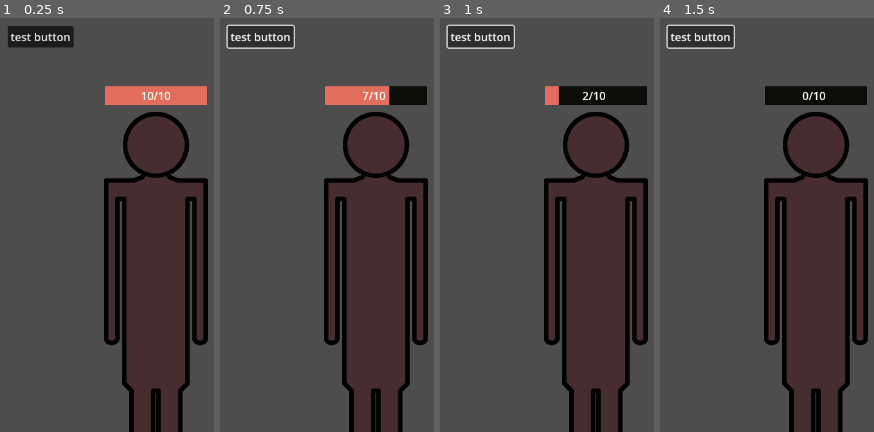
Above: before the commit, frames 1-4 (left to right).
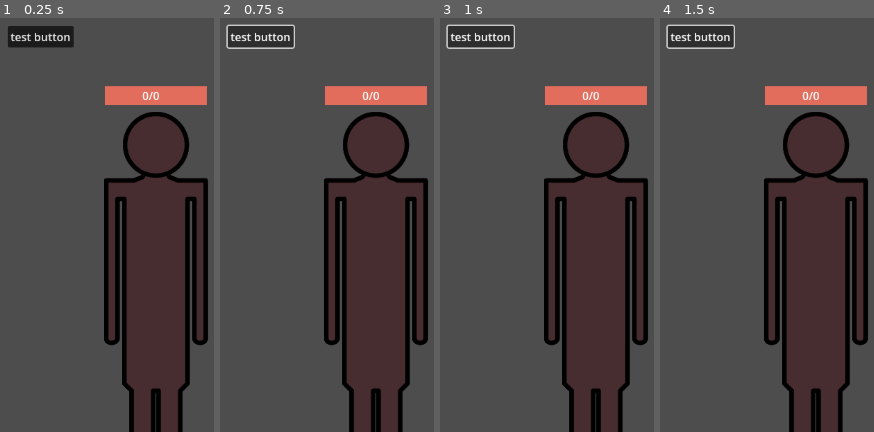
Above: after the commit, the same moments.

Repository: ShongoWL/Tavern-Keeper-Jam
Game: Godot game, scene res://Scene/BattleManager.tscn
The game is run twice, just before and just after one commit, with the same random seed, the same clock (stepped at 60 frames per second) and the same inputs.
Inputs:
- Up to frame 1 (0.25 s): no input
- Up to frame 2 (0.75 s): click "test button" at 0.5 s
- Up to frame 3 (1 s): no input
- Up to frame 4 (1.5 s): click "test button" at 1.25 s

The runs differ from the first frame. In frame 1, 0.2% of the frame differs, in the area x 66-80%, y 17-20%; in frame 2, 0.9%; in frame 3, 1.9%; in frame 4, 2.2%, in the area x 49-97%, y 16-22%.

Commit message:
MaxHP, Healthbar Scene, & time Enum

Diff:
--- a/Resources/baseHero.tres
+++ b/Resources/baseHero.tres
@@ -7,7 +7,7 @@
 script = ExtResource("1_gjpee")
 critChance = 0
 energyRegen = 5
-hp = 10
+maxHp = 10
 damage = 3
 attackCooldown = 1.0
 preferredTarget = 0
--- a/Scene/BattleManager.tscn
+++ b/Scene/BattleManager.tscn
@@ -11,7 +11,7 @@
 script = ExtResource("3_02ydw")
 critChance = 0
 energyRegen = 5
-hp = 10
+maxHp = 0
 damage = 3
 attackCooldown = 1.0
 preferredTarget = 0
@@ -21,7 +21,7 @@
 script = ExtResource("3_02ydw")
 critChance = 0
 energyRegen = 5
-hp = 10
+maxHp = 0
 damage = 3
 attackCooldown = 1.0
 preferredTarget = 0
@@ -31,7 +31,7 @@
 script = ExtResource("3_02ydw")
 critChance = 0
 energyRegen = 5
-hp = 10
+maxHp = 0
 damage = 3
 attackCooldown = 1.0
 preferredTarget = 0
@@ -41,7 +41,7 @@
 script = ExtResource("3_02ydw")
 critChance = 0
 energyRegen = 5
-hp = 10
+maxHp = 0
 damage = 3
 attackCooldown = 1.0
 preferredTarget = 0
--- /dev/null
+++ b/Scene/healthbar.tscn
@@ -0,0 +1,37 @@
+[gd_scene load_steps=5 format=3 uid="uid://u5ora2halxie"]
+
+[ext_resource type="Script" path="res://Scripts/healthbar.gd" id="1_ovnia"]
+
+[sub_resource type="StyleBoxFlat" id="StyleBoxFlat_b4ivu"]
+bg_color = Color(0.0470588, 0.0470588, 0.0313726, 1)
+
+[sub_resource type="StyleBoxFlat" id="StyleBoxFlat_62tg6"]
+bg_color = Color(0.886275, 0.427451, 0.360784, 1)
+
+[sub_resource type="Theme" id="Theme_808in"]
+ProgressBar/styles/background = SubResource("StyleBoxFlat_b4ivu")
+ProgressBar/styles/fill = SubResource("StyleBoxFlat_62tg6")
+
+[node name="Healthbar" type="ProgressBar"]
+offset_left = -74.0
+offset_top = -350.0
+offset_right = 73.0
+offset_bottom = -323.0
+theme = SubResource("Theme_808in")
+value = 50.0
+show_percentage = false
+script = ExtResource("1_ovnia")
+
+[node name="Label" type="Label" parent="."]
+layout_mode = 1
+anchors_preset = 8
+anchor_left = 0.5
+anchor_top = 0.5
+anchor_right = 0.5
+anchor_bottom = 0.5
+offset_left = -20.0
+offset_top = -11.5
+offset_right = 20.0
+offset_bottom = 11.5
+grow_horizontal = 2
+grow_vertical = 2
--- a/Scene/heroScene.tscn
+++ b/Scene/heroScene.tscn
@@ -1,19 +1,9 @@
-[gd_scene load_steps=8 format=3 uid="uid://c55pg0nyqba0j"]
+[gd_scene load_steps=5 format=3 uid="uid://c55pg0nyqba0j"]
 
 [ext_resource type="Script" path="res://Scripts/heroScene.gd" id="1_2kcso"]
 [ext_resource type="Resource" uid="uid://tssetm4wqidn" path="res://Resources/baseHero.tres" id="2_b3xl4"]
 [ext_resource type="Texture2D" uid="uid://cvhh0f200cl0f" path="res://Art/dude.svg" id="2_og1u5"]
-[ext_resource type="Script" path="res://Scripts/healthbar.gd" id="4_fwubc"]
-
-[sub_resource type="StyleBoxFlat" id="StyleBoxFlat_b4ivu"]
-bg_color = Color(0.0470588, 0.0470588, 0.0313726, 1)
-
-[sub_resource type="StyleBoxFlat" id="StyleBoxFlat_62tg6"]
-bg_color = Color(0.886275, 0.427451, 0.360784, 1)
-
-[sub_resource type="Theme" id="Theme_808in"]
-ProgressBar/styles/background = SubResource("StyleBoxFlat_b4ivu")
-ProgressBar/styles/fill = SubResource("StyleBoxFlat_62tg6")
+[ext_resource type="PackedScene" uid="uid://u5ora2halxie" path="res://Scene/healthbar.tscn" id="4_67fsq"]
 
 [node name="HeroScene" type="Node2D"]
 position = Vector2(267, 499)
@@ -30,28 +20,7 @@
 offset_bottom = -406.0
 text = "test button"
 
-[node name="Healthbar" type="ProgressBar" parent="."]
-offset_left = -74.0
-offset_top = -350.0
-offset_right = 73.0
-offset_bottom = -323.0
-theme = SubResource("Theme_808in")
-value = 50.0
-show_percentage = false
-script = ExtResource("4_fwubc")
-
-[node name="Label" type="Label" parent="Healthbar"]
-layout_mode = 1
-anchors_preset = 8
-anchor_left = 0.5
-anchor_top = 0.5
-anchor_right = 0.5
-anchor_bottom = 0.5
-offset_left = -20.0
-offset_top = -11.5
-offset_right = 20.0
-offset_bottom = 11.5
-grow_horizontal = 2
-grow_vertical = 2
+[node name="Healthbar" parent="." node_paths=PackedStringArray("parental") instance=ExtResource("4_67fsq")]
+parental = NodePath("..")
 
 [connection signal="pressed" from="Button" to="." method="takedamage"]
--- a/Scripts/Autoloads/globalVar.gd
+++ b/Scripts/Autoloads/globalVar.gd
@@ -6,3 +6,6 @@
 var tavernUpkeep: int
 
 var existingHeros: Array[Hero] = []
+
+#This is an enum of constants for the various states of time, trying to come up with a better name than "PARTY" for when the heros arrive
+enum timeState{MORNING, QUESTS, SHOP, PARTY, FIGHT, NIGHT}
--- a/Scripts/Autoloads/signalBus.gd
+++ b/Scripts/Autoloads/signalBus.gd
@@ -7,3 +7,6 @@
 #Signals to update amount of energy gained per second or to change the amount of time it takes to attack
 signal updateEnergyGain(who: Entity, amount: float)
 signal updateAttackCooldown(who: Entity, amount: float)
+
+#HP related signals
+signal maxHpGained(who, amount: int)
--- a/Scripts/Entity.gd
+++ b/Scripts/Entity.gd
@@ -1,8 +1,15 @@
 extends Resource
 class_name Entity
 
-@export var hp: int
+#Export Values
+@export var maxHp: int
 @export var damage: int
 @export var attackCooldown: float
 
 @export var preferredTarget: int = 0
+
+#Non export values
+var hp: int
+
+func _init() -> void:
+	hp = maxHp
--- a/Scripts/healthbar.gd
+++ b/Scripts/healthbar.gd
@@ -1,6 +1,8 @@
 extends ProgressBar
+class_name Healthbar
 
-@onready var hero: HeroScene = $".."
+#When attaching this healthbar to a scene, you need to drag that scene's parent into this export box
+@export var parental: Node2D
 @onready var label: Label = $Label
 
 var tween: Tween
@@ -8,10 +10,10 @@
 var labelHp: int
 
 func initializeValues() -> void:
-	#Set max value of healthBar to hp, if we ever increase a character's max hp mid fight this will
-	#need to be set again or it won't display correctly
-	max_value = hero.heroData.hp #change to max hp
-	value = hero.hp
+	SignalBus.maxHpGained.connect(maxHpIncreased)
+
+	max_value = parental.heroData.maxHp #change to max hp
+	value = max_value
 	labelHp = value
 	label.text = str(labelHp)+"/"+str(max_value)
 
@@ -29,5 +31,7 @@
 	tween = create_tween()
 	tween.tween_property(self, "value", newValue, 0.5)
 
-func maxHpIncreased():
-	pass #Write this later, after we've added a max HP variable
+func maxHpIncreased(who, amount: int):
+	if parental == who:
+		max_value += amount
+		value += amount
--- a/Scripts/heroScene.gd
+++ b/Scripts/heroScene.gd
@@ -13,13 +13,16 @@
 var preferredTarget:int
 var critChance:int
 
+var maxHp: int
+
 @export var ability:Ability
 @export var passive:Passive
 
 var tween: Tween
 
 func _ready() -> void:
-	hp = heroData.hp
+	maxHp = heroData.maxHp
+	hp = maxHp
 	damage = heroData.damage
 	attackCooldown = heroData.attackCooldown
 	preferredTarget = heroData.preferredTarget
